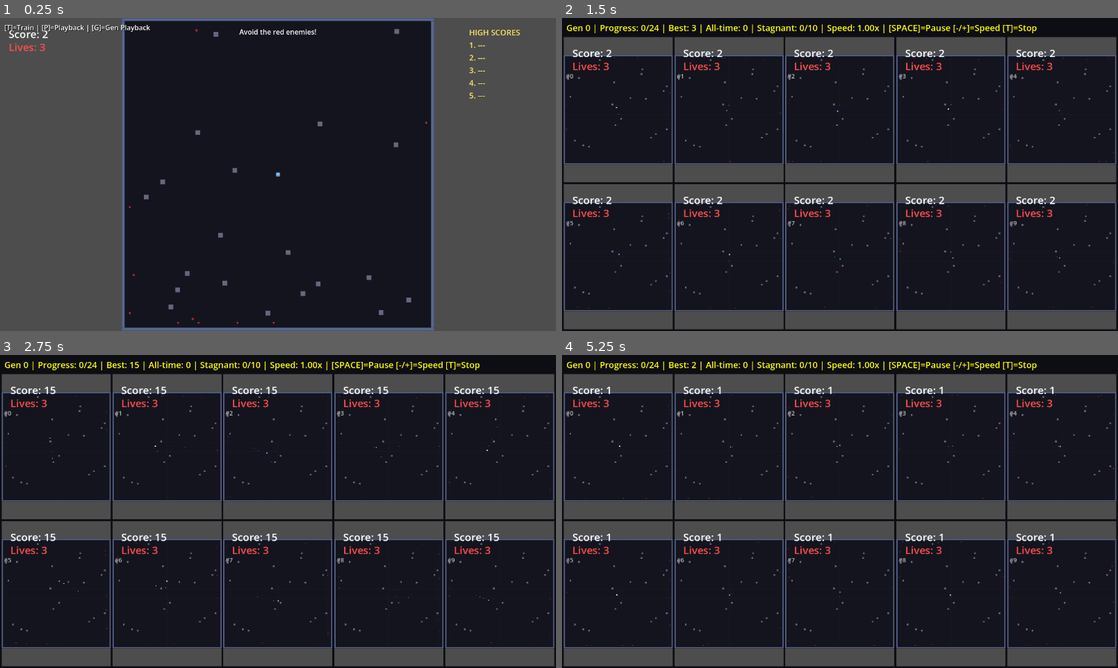
Above: before the commit, frames 1-4 (two rows, left to right).
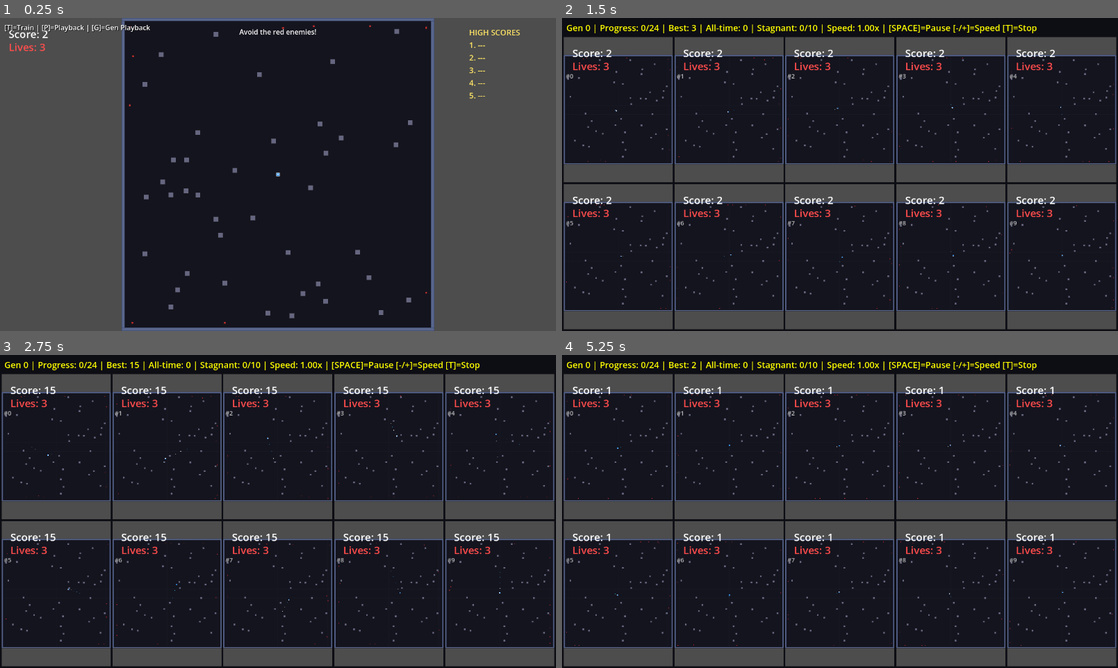
Above: after the commit, the same moments.

Repository: aryavolkan/evolve
Game: Godot game, scene res://main.tscn
Two runs of this game, one before a commit and one after it. Both use one fixed random seed, a clock stepped at 60 frames per second and the inputs below.
Inputs:
- Up to frame 1 (0.25 s): no input
- Up to frame 2 (1.5 s): tap Enter (ui_accept) at 0.5, 0.77 s; hold D (shoot_right) 0.53-1.28 s; hold T 0.53-1.28 s; hold S (shoot_down) from 1.28 s (still down); tap Shift at 1.35 s
- Up to frame 3 (2.75 s): tap Enter (ui_accept) at 1.52 s; release S (shoot_down) at 2.03 s; hold D (shoot_right) from 2.03 s (still down); hold P from 2.03 s (still down)
- Up to frame 4 (5.25 s): release D (shoot_right) at 2.78 s; release P at 2.78 s; hold W (shoot_up) 2.78-3.53 s; tap H at 2.85 s; tap Enter (ui_accept) at 3.02, 3.5, 3.77, 4.52, 5 s; hold G 3.53-4.28 s; hold A (shoot_left) 3.53-5.03 s; tap Space at 4.35 s; hold S (shoot_down) from 5.03 s (still down); hold T from 5.03 s (still down)

The runs differ from the first frame. In frame 1, 0.3% of the frame differs, in the area x 23-77%, y 2-98%; in frame 2, 0.6%; in frame 3, 0.6%, in the area x 1-99%, y 12-93%; in frame 4, 0.6%.

Commit message:
Increase obstacles and powerup frequency for larger arena
- Obstacles: 20 → 40, with larger spacing (150px min distance)
- Powerups: every 8s → every 5s, starting at 2s
- Max powerups: 10 → 15
- Larger safe zone around player spawn (300px)

Co-Authored-By: Claude Opus 4.5 <noreply@anthropic.com>

Diff:
--- a/main.gd
+++ b/main.gd
@@ -41,12 +41,12 @@
 const ARENA_PADDING: float = 100.0  # Safe zone from walls for spawning
 
 # Permanent obstacle configuration
-const OBSTACLE_COUNT: int = 20      # Fewer obstacles for clearer navigation
-const OBSTACLE_MIN_DISTANCE: float = 120.0  # Min distance between obstacles
-const OBSTACLE_PLAYER_SAFE_ZONE: float = 250.0  # Keep obstacles away from player spawn
+const OBSTACLE_COUNT: int = 40      # More obstacles for larger arena
+const OBSTACLE_MIN_DISTANCE: float = 150.0  # Min distance between obstacles
+const OBSTACLE_PLAYER_SAFE_ZONE: float = 300.0  # Keep obstacles away from player spawn
 
 # Power-up limit
-const MAX_POWERUPS: int = 10  # Maximum power-ups on the map at once
+const MAX_POWERUPS: int = 15  # Maximum power-ups on the map at once
 
 # Difficulty scaling
 const BASE_ENEMY_SPEED: float = 150.0
@@ -115,17 +115,17 @@
 	# Generate obstacle positions (3840x3840 square arena)
 	var arena_center = Vector2(3840 / 2, 3840 / 2)
 	var spawned_positions: Array = []
-	for i in range(20):  # OBSTACLE_COUNT
+	for i in range(40):  # More obstacles for larger arena
 		for attempt in range(50):
 			var pos = Vector2(
 				randf_range(100, 3740),
 				randf_range(100, 3740)
 			)
-			if pos.distance_to(arena_center) < 250:
+			if pos.distance_to(arena_center) < 300:
 				continue
 			var too_close = false
 			for existing_pos in spawned_positions:
-				if pos.distance_to(existing_pos) < 120:
+				if pos.distance_to(existing_pos) < 150:
 					too_close = true
 					break
 			if not too_close:
@@ -149,9 +149,9 @@
 			3: pos = Vector2(3740, randf_range(100, 3740))  # Right
 		enemy_spawns.append({"time": spawn_time, "pos": pos, "type": 0})  # Type 0 = pawn
 
-	# Generate powerup spawn events
+	# Generate powerup spawn events (more frequent for larger arena)
 	var powerup_spawns: Array = []
-	var powerup_time: float = 3.0  # First powerup at 3 seconds
+	var powerup_time: float = 2.0  # First powerup at 2 seconds
 	while powerup_time < 120.0:
 		var pos = Vector2(
 			randf_range(200, 3640),
@@ -161,7 +161,7 @@
 		if pos.distance_to(arena_center) > 200:
 			var powerup_type = randi() % 9  # 9 powerup types
 			powerup_spawns.append({"time": powerup_time, "pos": pos, "type": powerup_type})
-		powerup_time += 8.0  # Powerup every 8 seconds
+		powerup_time += 5.0  # Powerup every 5 seconds
 
 	return {"obstacles": obstacles, "enemy_spawns": enemy_spawns, "powerup_spawns": powerup_spawns}
 
